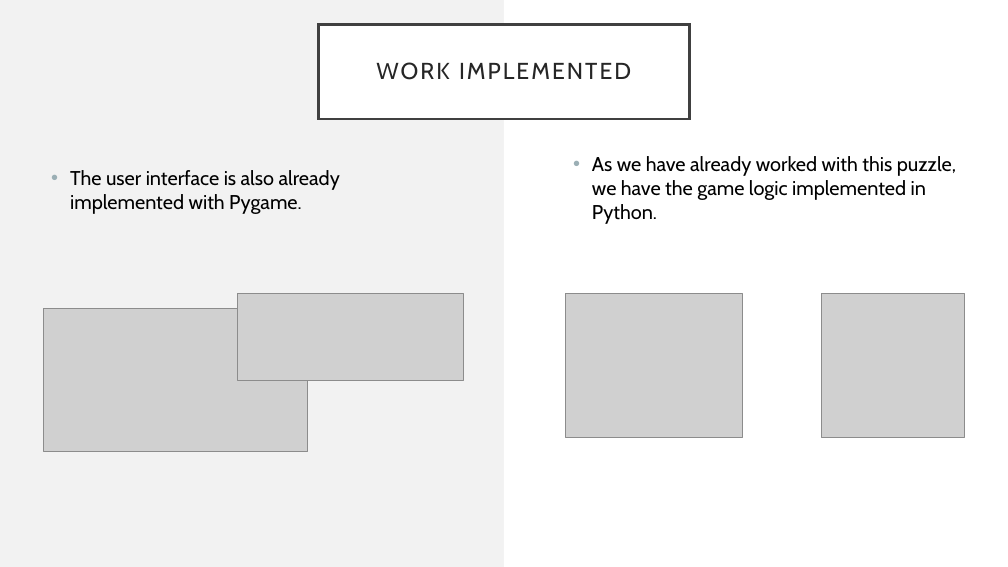
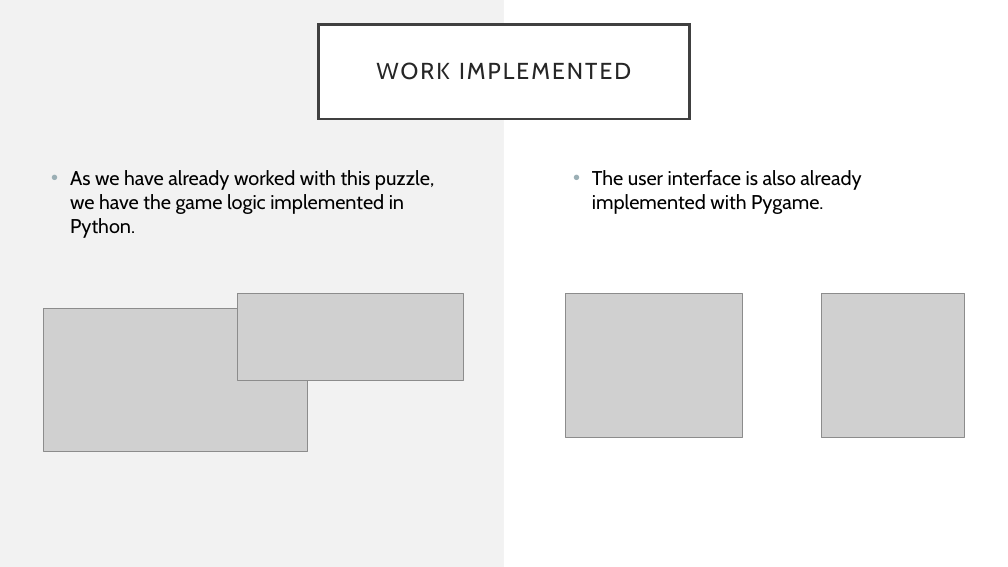
Before and after one commit to caroucintra/IART-PROJ2, a slide deck: slide 6 of docs/FirstCheckpoint.pptm. Drawn at 1008x567 pixels with LibreOffice and Linux fonts; fonts in the diff are those of the drawing; grey boxes stand for pictures. Boxes give left, top, right and bottom in pixels: in the first picture for what was removed or moved away, otherwise in the second. Text is boxed around its words. In the diff, an @@ line names an element or a change of style, - is before the commit and + after.

```diff
--- a/docs/FirstCheckpoint.pptm
+++ b/docs/FirstCheckpoint.pptm
@@ text "As we have already worked ...": place and size @@
-text "As we have already worked ..." at [592,156,956,224]
+text "As we have already worked ..." at [70,170,434,238]
@@ text "The user interface is also ...": place and size @@
-text "The user interface is also ..." at [70,170,340,214]
+text "The user interface is also ..." at [592,170,861,214]
```
Also in this commit, not shown: 3 other slides changed.
